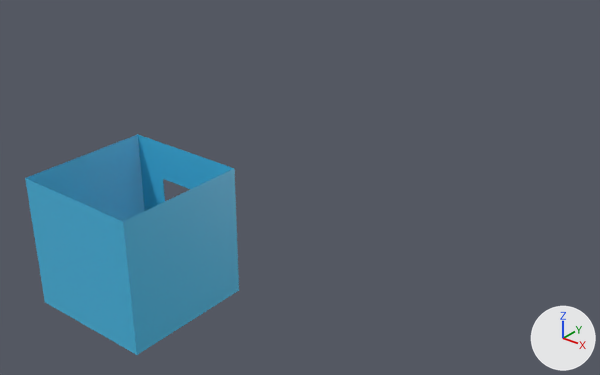
Renders of the glTF model mdl/map.glb from each side of a commit.
Rendered twice from a 50 mm camera at (16.6, -13.3, 13.6) aimed at (0.5, 6.8, 1.1). The axes (+X, +Y, +Z) are drawn at lower right. The lights are the same throughout. Where no turn or scale is listed for an object, it has been applied to the vertices. Vertices at the same position are counted once.
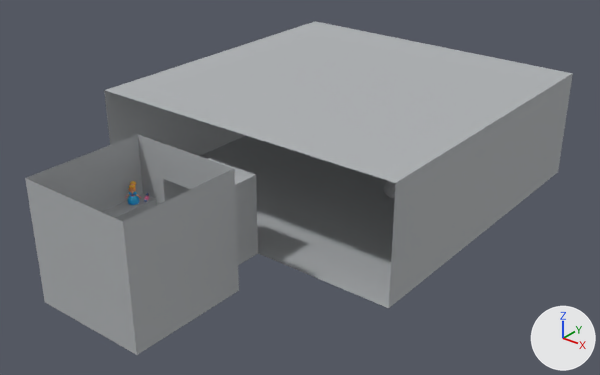
The change, as a list of edits to the scene's bpy script:
```text
Add img_piper_with_face_tex:
    img_piper_with_face_tex = load_image('piper_with_face_tex', '_unpacked/piper_with_face_tex', 2048, 2048, 'sRGB')
Add mat_material_001:
    mat_material_001 = principled_material('Material.001')
    mat_material_001.base_color = (0.428, 0.444, 0.458)  # grey #afb2b4
    mat_material_001.roughness = 1.0
Add mat_character_mat:
    mat_character_mat = principled_material('character_mat')
    mat_character_mat.texture = img_piper_with_face_tex
Add mat_character_metal_mat:
    mat_character_metal_mat = principled_material('character_metal_mat')
    mat_character_metal_mat.texture = img_piper_with_face_tex
Change me_plane:
    used by ob_plane; location = (0.0, 0.0, 0.0)
    remove me_plane.from_pydata(...)  # 12 vertices, 16 faces; spans x -2.0..2.0, y -2.0..2.0, z 0.0..4.0
    add me_plane.from_pydata(...)  # 535 vertices, 1006 faces; spans x -6.0..6.0, y -2.0..16.0, z -0.05..4.0
    me_plane part 1: a new loose piece of 505 vertices spanning x 1.54..3.9, y 9.96..12.23, z -0.05..1.54, in mat_material_001 (grey #afb2b4)
    me_plane part 2
    10 vertices are added at x -2.0..1.0, y -2.0..4.0, z 0.0..2.8
    12 new faces join them
    me_plane part 3
    8 vertices are added at x -6.0..6.0, y 4.0..16.0, z 0.0..4.0
    10 new faces join them
    me_plane part 4: 16 faces spanning x -2.0..2.0, y -2.0..2.0, z 0.0..4.0 switch from mat_material (cyan #48bbe7) to mat_material_001 (grey #afb2b4)
Add me_base_geo_mesh:
    me_base_geo_mesh.from_pydata(...)  # 1946 vertices, 3880 faces; spans x -0.206..0.163, y -0.155..0.233, z 0.0..0.671
    # faces by material slot: [3756, 124]
    me_base_geo_mesh.materials.append(mat_character_mat)  # picture img_piper_with_face_tex
    me_base_geo_mesh.materials.append(mat_character_metal_mat)  # picture img_piper_with_face_tex
Add ob_base_geo:
    ob_base_geo = bpy.data.objects.new('base_GEO', me_base_geo_mesh)
    ob_base_geo.location = (-1.7, 1.35, 2.0)
```

Where the change shows, as pixel boxes (x1, y1, x2, y2) in the pictures (600 x 375 px):
'Plane', reshaped (155% wider, 51% taller)
    before: (25, 134, 239, 355)
    after: (25, 21, 573, 355)
'base_GEO', added
    after: (128, 181, 139, 205)
    faces in mat_character_mat (picture img_piper_with_face_tex): (128, 181, 139, 205)
part 1 of me_plane, added
    after: (383, 181, 396, 199)
part 2 of me_plane, added
    after: (102, 158, 258, 265)
part 3 of me_plane, added
    after: (104, 21, 573, 308)
part 4 of me_plane, recoloured (cyan to grey)
    both: (25, 134, 239, 355)
